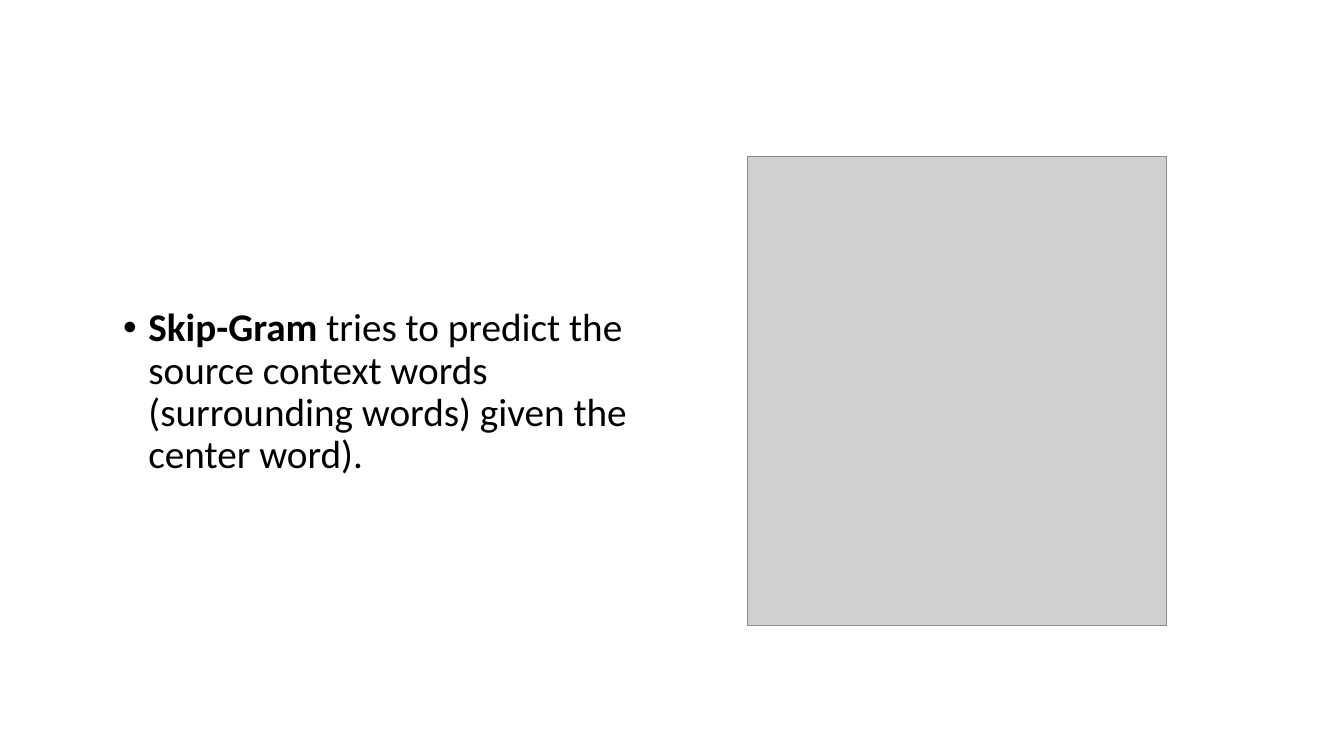
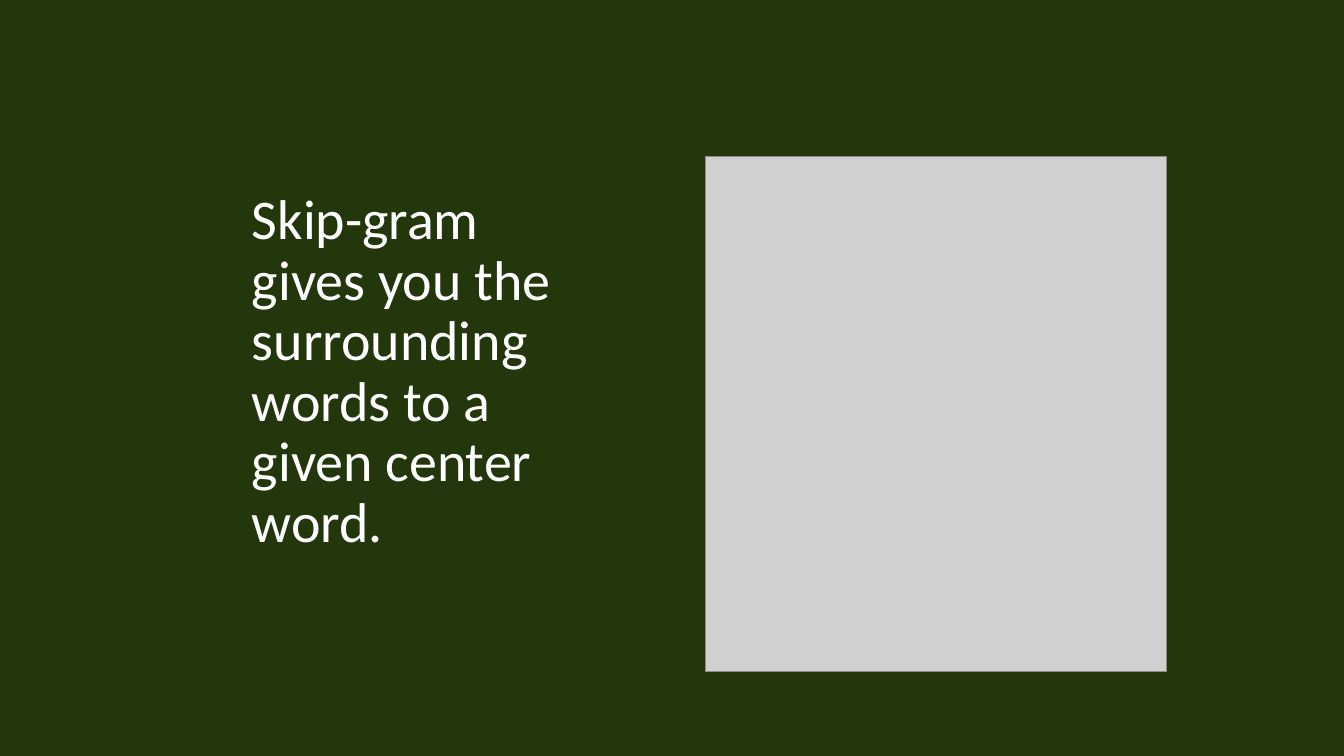
Before and after one commit to rifazn/patternlab, a slide deck: slide 14 of presentation/Pattern.odp (slide 15 before the commit). Drawn at 1344x756 pixels with LibreOffice and Linux fonts; fonts in the diff are those of the drawing; grey boxes stand for pictures. Boxes give left, top, right and bottom in pixels: in the first picture for what was removed or moved away, otherwise in the second. Text is boxed around its words. In the diff, an @@ line names an element or a change of style, - is before the commit and + after.

```diff
--- a/presentation/Pattern.odp
+++ b/presentation/Pattern.odp
@@ background #FFFFFF to #24360C @@
@@ picture: place and size @@
-picture at [747, 156, 1167, 625]
+picture at [706, 156, 1167, 671]
@@ text at [252, 200, 550, 543]: text changed; size 28 to 40 pt; text colour #000000 to #FFFFFF @@
-• Skip-Gram tries to predict the source context words (surrounding words) given the center word).
+Skip-gram gives you the surrounding words to a given center word.
```
Also in this commit, not shown: 1 other slide changed, 27 slides added, 16 slides removed, 3 other files.
